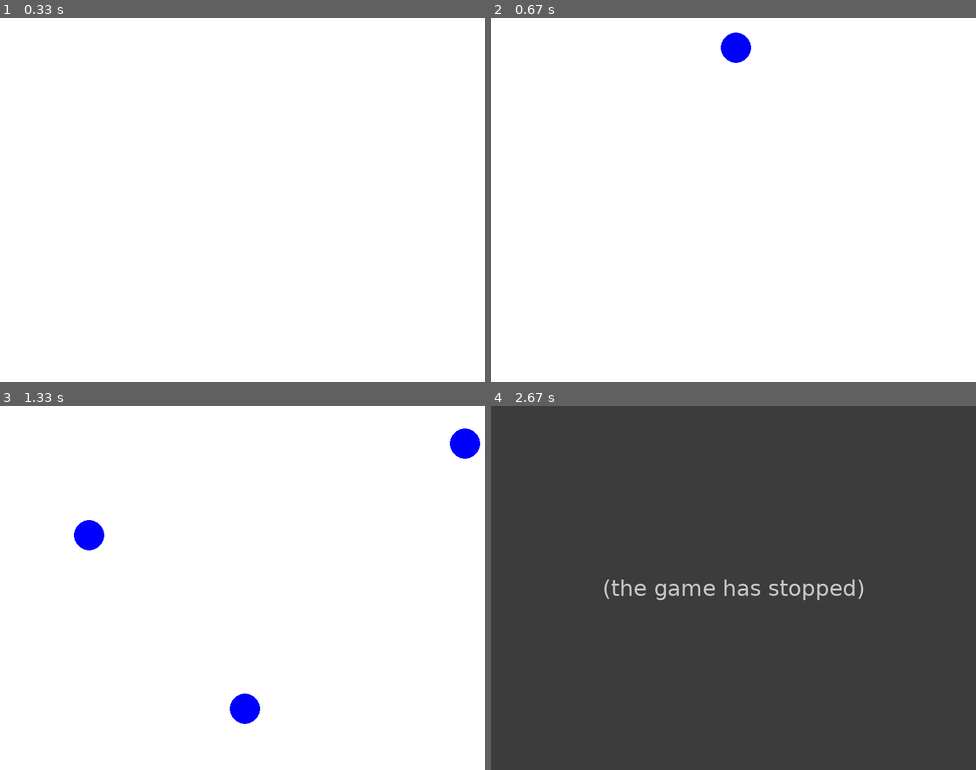
Above: before the commit, frames 1-4 (two rows, left to right).
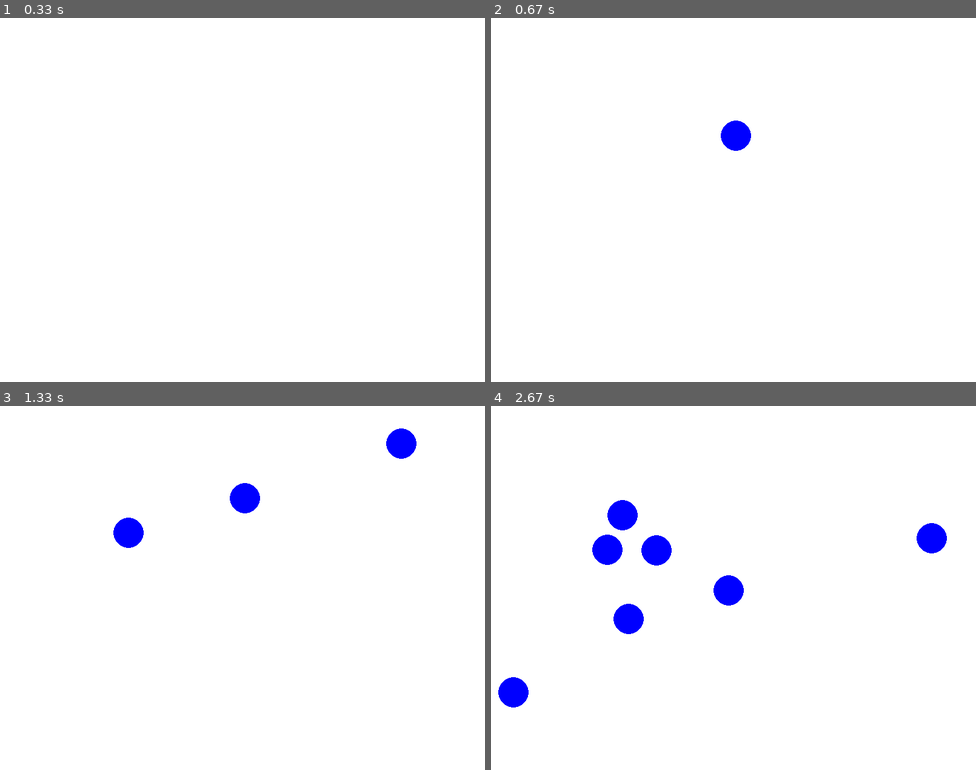
Above: after the commit, the same moments.

Repository: Lurtus/Ball_game_pygame
Game: pygame game, started from BallGame4.py
Same seed, same stepped clock (60 frames per second), same inputs: the game is played once before the commit and once after it.
Inputs (mouse positions are in pixels of both pictures, inside the frame that each line leads up to):
- Up to frame 1 (0.33 s): no input
- Up to frame 2 (0.67 s): press the mouse at (733, 221) at 0.37 s; move the mouse to (675, 214) at 0.47 s; release the mouse at (617, 203) at 0.6 s
- Up to frame 3 (1.33 s): click (315, 460) at 0.72 s; press the mouse at (315, 460) at 1.03 s; move the mouse to (189, 518) at 1.13 s; release the mouse at (67, 577) at 1.27 s
- Up to frame 4 (2.67 s): press the mouse at (806, 460) at 1.37 s; move the mouse to (859, 591) at 1.47 s; release the mouse at (917, 726) at 1.6 s; press the mouse at (806, 460) at 1.7 s; move the mouse to (830, 507) at 1.8 s; release the mouse at (859, 555) at 1.93 s; click (549, 507) at 2.05 s; press the mouse at (549, 507) at 2.37 s; move the mouse to (568, 486) at 2.47 s; release the mouse at (588, 464) at 2.6 s

Frame 1 is identical in both runs. In frame 2, 0.8% of the frame differs, in the area x 47-54%, y 4-37%; in frame 3, 2.4%; in frame 4, 100%, in the area x 0-100%, y 0-100%.
Error before the commit: ValueError: operands could not be broadcast together with shapes (4,) (2,) (BallGame4.py li...; the game stopped at 2.37 s (later frames are placeholders)

Commit message:
Add files via upload

Diff:
--- a/BallGame4.py
+++ b/BallGame4.py
@@ -10,6 +10,7 @@
 import pdb
 import random
 import numpy as np
+import time as tm
 
 SCREEN_WIDTH = 800
 SCREEN_HEIGHT = 600
@@ -29,7 +30,7 @@
 #Classess:
 class Ball(pygame.sprite.Sprite):
 
-    def __init__(self, coords,radius):
+    def __init__(self, coords,radius, nbr):
         super(Ball,self).__init__()
         self.surf = pygame.Surface([2*radius,2*radius])
         self.surf.fill([255,255,255])
@@ -41,10 +42,17 @@
         self.mass = 1
 
         #self.speed = random.randint(5,20)
-        self.speed = 10
+        self.speed = 5
         theta = random.uniform(0,np.pi*2)
-        #theta = 0
+
+#        if nbr == 0:
+#            theta = 0
+#        else:
+#            theta = np.pi/2
+
         self.veldir = np.array([np.cos(theta), np.sin(theta)])
+
+        self.nbr = nbr
 
     def update(self):
 
@@ -85,30 +93,116 @@
     m1 = ball1.mass
     m2 = ball2.mass
 
-    di = speed_relv*d/m1
+    di = speed_relv*d/ ( (m1**2+m2**2)/(2*m1) )
 
     sp1 = v1[0]*coll_dir[0]+v1[1]*coll_dir[1]
     sp2 = -v2[0]*coll_dir[0]-v2[1]*coll_dir[1]
 
-    p = m2/m1*(sp1 + sp2)
-
-    k1 = -p/2 + 0.5*np.sqrt(p**2+4*di)
-    k2 = -p/2 - 0.5*np.sqrt(p**2+4*di)
+    p = 2*m1*m2/(m1**2+m2**2)*(sp1 + sp2)
+
+    per = 2
+    if di > 0.25*p**2:
+        di = 0.25*p**2 - per
+#        pdb.set_trace()
+
+
+
+    k1 = -p/2 + 0.5*np.sqrt(p**2-4*di)
+    k2 = -p/2 - 0.5*np.sqrt(p**2-4*di)
 
 
     if p < 0.0:
         k = k1
     else:
         k = k2
-
+    v1_new = v1+k*coll_dir
+    v2_new = v2-k*coll_dir*m2/m1
+
+#    v1_new = np.round(v1_new)
+#    v2_new = np.round(v2_new)
+
+#
+
+
+
+    #Algorithm to perserve kinetic energy due to round off error
+    speed1_b = np.sqrt(v1[0]**2+v1[1]**2)
+    speed2_b = np.sqrt(v2[0]**2+v2[1]**2)
+    K_b = 0.5*m1*speed1_b**2 + 0.5*m2*speed2_b**2
+
+
+    speed1_a = np.sqrt(v1_new[0]**2+v1_new[1]**2)
+    speed2_a = np.sqrt(v2_new[0]**2+v2_new[1]**2)
+
+    K_a = 0.5*m1*speed1_a**2 + 0.5*m2*speed2_a**2
+
+#    print(K_a)
+#    print(K_b)
+
+#    if abs(K_a -K_b - di) > 1:
+#        print(K_a)
+#        print(K_b)
+#        pdb.set_trace()
+
+
+#    print(k1)
+#    print(k2)
+#    print(k)
+#    print('----------')
+    #pdb.set_trace()
     #Update the velocities of ball1 and ball2
     #I should not alter the attributes directly, but rather define set and get commands...
-    v1_new = v1+k*coll_dir
-    v2_new = v2-k*coll_dir*m1/m2
-
-    speed1 = np.sqrt(v1[0]**2+v1[1]**2)
-    speed2 = np.sqrt(v2[0]**2+v2[1]**2)
-
+
+
+
+
+#    v1_new_k1 = v1+k1*coll_dir
+#    v2_new_k1 = v2-k1*coll_dir*m1/m2
+#
+#    v1_new_k2 = v1+k2*coll_dir
+#    v2_new_k2 = v2-k2*coll_dir*m1/m2
+#
+#    speed1 = np.sqrt(v1[0]**2+v1[1]**2)
+#    speed2 = np.sqrt(v2[0]**2+v2[1]**2)
+#
+#
+#    speed1_k1 = np.sqrt(v1_new_k1[0]**2+v1_new_k1[1]**2)
+#    speed2_k1 = np.sqrt(v2_new_k1[0]**2+v2_new_k1[1]**2)
+#
+#    speed1_k2 = np.sqrt(v1_new_k2[0]**2+v1_new_k2[1]**2)
+#    speed2_k2 = np.sqrt(v2_new_k2[0]**2+v2_new_k2[1]**2)
+#
+#    if speed1_k1 < speed1:
+#        v1_new = v1_new_k1
+#    elif speed1_k2 < speed1 :
+#        v1_new = v1_new_k2
+#    else:
+#        print(speed1)
+#        print(speed1_k1)
+#        print(speed1_k2)
+#
+#        if speed1_k1 < speed1_k2:
+#            v1_new = v1_new_k1
+#        else:
+#            v1_new = v1_new_k2
+#
+##        pdb.set_trace()
+#
+#    if speed2_k1 < speed2:
+#        v2_new = v2_new_k1
+#    elif speed2_k2 < speed2:
+#        v2_new = v2_new_k2
+#    else:
+#        print(speed2)
+#        print(speed2_k1)
+#        print(speed2_k2)
+#
+#        if speed1_k1 < speed1_k2:
+#            v2_new = v1_new_k1
+#        else:
+#            v2_new = v1_new_k2
+
+        #pdb.set_trace()
 #    print(speed1)
 #    print(speed2)
 
@@ -116,8 +210,8 @@
     ball1.speed = np.sqrt(v1_new[0]**2 + v1_new[1]**2 ) #Should be conserved when d = 0
     ball2.speed = np.sqrt(v2_new[0]**2 + v2_new[1]**2 ) # should be conserved when d = 0
 
-#    print(ball1.speed)
-#    print(ball2.speed)
+    print(ball1.speed)
+    print(ball2.speed)
     #Could actually be due to round off errors and the pixel size approach?
 
     ball1.veldir = v1_new/ball1.speed
@@ -130,7 +224,9 @@
 #    print(k2)
 #    print(p)
 #    print(k)
-#    print('--------')
+#    pdb.set_trace()
+    print('--------')
+#    tm.sleep(10)
     #pdb.set_trace()
 
 #Main game:
@@ -145,6 +241,10 @@
 running = True
 
 coll_dissipation = 0
+nbr = 0
+
+coll_prevframe = [] #list of integers keeping track if balls were colliding in previous frame or not.
+
 
 while running:
 
@@ -160,8 +260,9 @@
             coords = np.array(pygame.mouse.get_pos())
             #print(coords)
             #pygame.draw.circle(screen, [0,0,255], coords, 25)
-            new_ball = Ball(coords, radius)
+            new_ball = Ball(coords, radius,nbr)
             balls.add(new_ball)
+            nbr +=1
 
 
     other_balls = balls.copy()
@@ -171,23 +272,28 @@
     for ball in balls:
         screen.blit(ball.surf,ball.rect)
 
+
+
+
+        if len(other_balls) > 1:
+
+            other_balls.remove(ball)
+
+            for other_ball in other_balls:
+                i = ball.nbr
+                j = other_ball.nbr
+
+                if pygame.sprite.collide_circle(ball,other_ball): #Can not use groups with this one?
+                    if [i,j] not in coll_prevframe:
+                        collision(ball,other_ball,coll_dissipation)
+                        coll_prevframe.append([i,j])
+
+
+                else:
+                    if [i,j] in coll_prevframe:
+                        coll_prevframe.remove([i,j])
+
         totK += 0.5*ball.mass*ball.speed**2
-
-
-        if len(other_balls) > 1:
-
-            other_balls.remove(ball)
-
-            for other_ball in other_balls:
-                if pygame.sprite.collide_circle(ball,other_ball): #Can not use groups with this one?
-
-                    collision(ball,other_ball,coll_dissipation)
-
-
-
-                    #ball.speed = 0
-                    #other_ball.speed = 0
-
 
     print(totK)
 
Not shown, changed: CollisionEvent.pdf
